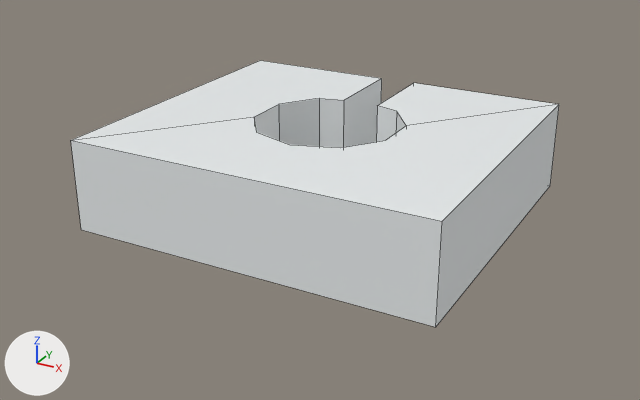
The Blender file follow_The_Path/Models/mdl_Start.blend as it was, and as the next commit left it.
Both versions are drawn from a 50 mm camera at (5.99, -11.17, 4.96) aimed at (-0.02, -0.26, -0.49). Lighting does not change. The marker at lower left points along +X, +Y and +Z. Mesh edges are drawn as thin lines.
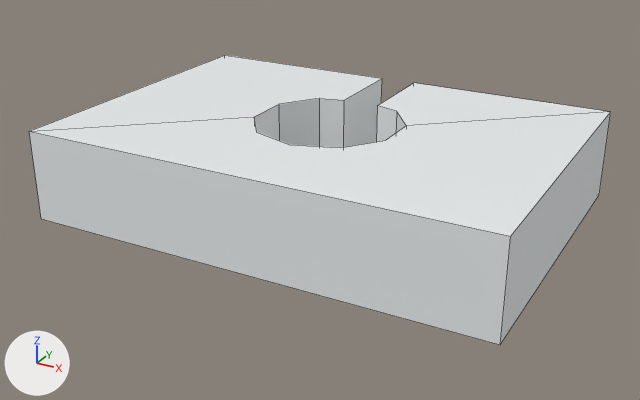
What differs and where, as boxes [x1, y1, x2, y2] in the pictures (640 x 400 px):
'Cube', reshaped (19% wider, 9% taller): before [71, 60, 559, 327]; after [29, 55, 611, 345]

What the commit changed:
me_cube has 34 vertices, 23 faces and spans x -2.8..2.8, y -0.7..0.7, z -2.5..2.5.
me_cube is used by ob_cube; location (0.0, 0.0, 0.0); rotation (1.571, 0.0, 3.142), in degrees (90, 0, 180).
Before the commit, vertices of me_cube: 0 (2.8, -0.7, -2.5) at pixel (81, 229), 1 (2.8, 0.7, -2.5) at pixel (70, 140), 2 (2.8, -0.7, 2.5), 3 (2.8, 0.7, 2.5) at pixel (260, 60), 4 (-2.8, -0.7, -2.5) at pixel (435, 327).
Before the commit, vertices of me_cube: 5 (-2.8, 0.7, -2.5) at pixel (442, 221), 6 (-2.8, -0.7, 2.5) at pixel (550, 185), 7 (-2.8, 0.7, 2.5) at pixel (559, 104).
Part 1, on me_cube:
Vertices 4 to 7 of me_cube move by (-0.8, 0.0, 0.0).
Vertices 0 to 3 of me_cube move by (0.8, 0.0, 0.0).
